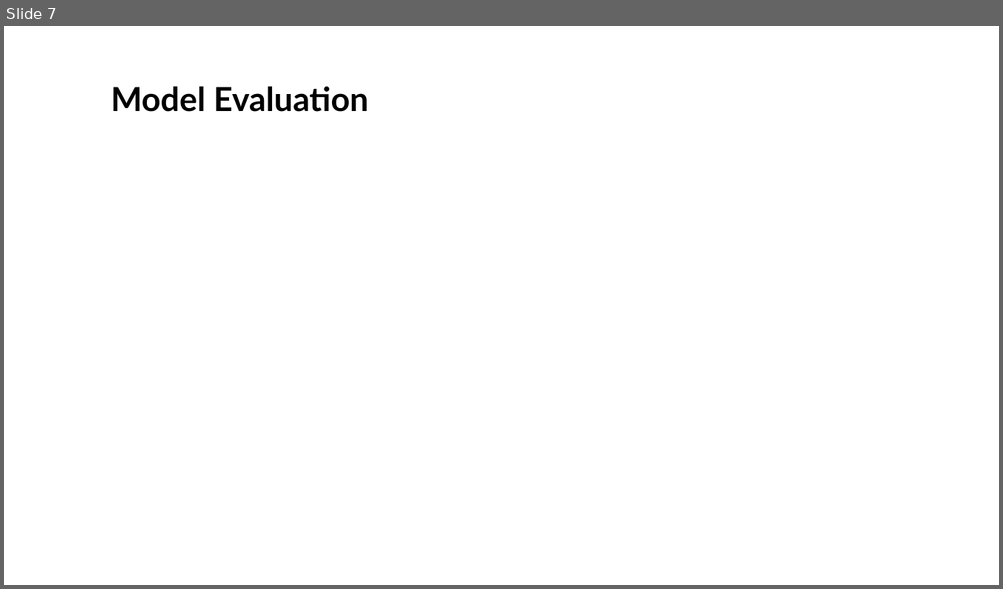
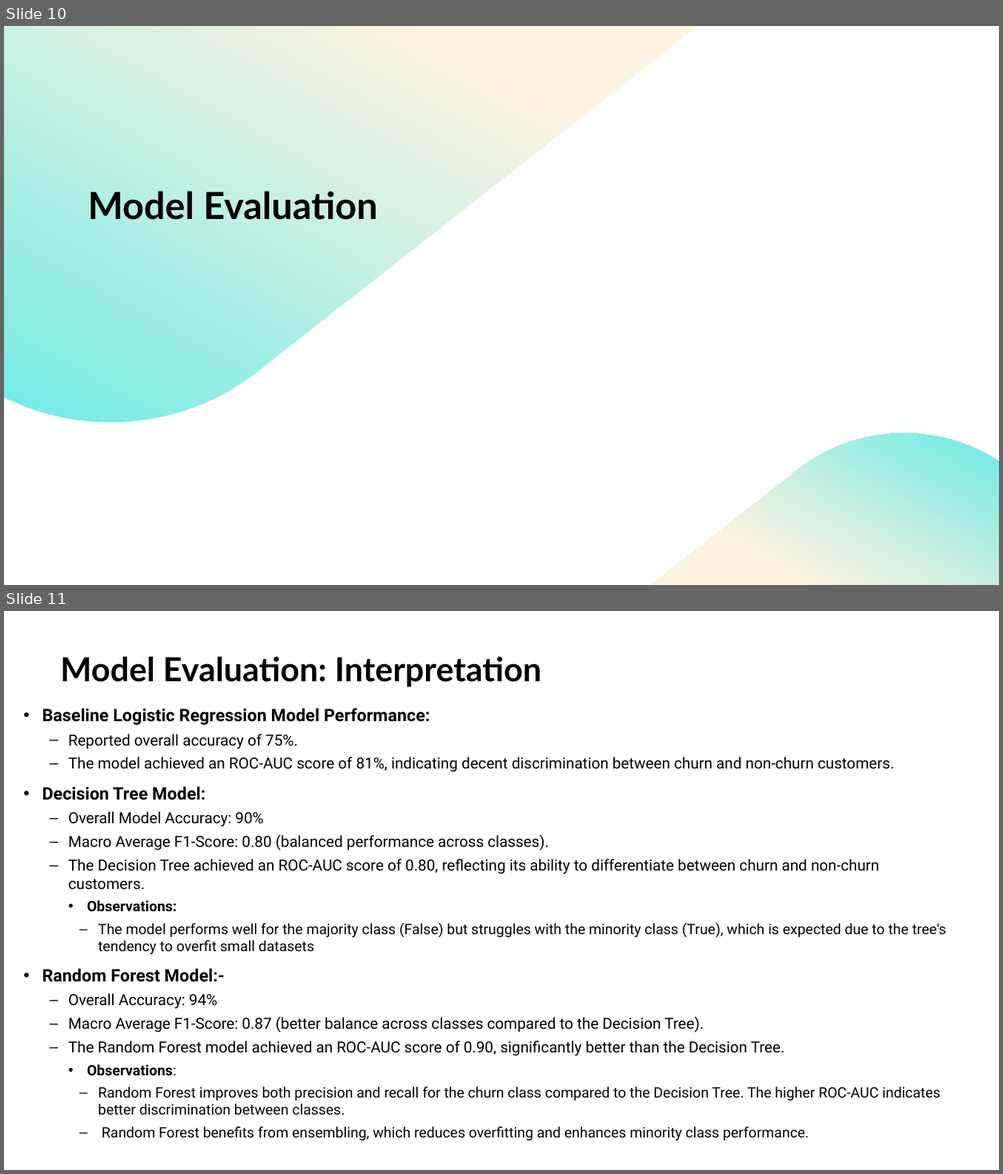
Before and after one commit to DanielKithinji/Phase-3-Data-Science-Project, a slide deck: Customer Churn rate Prediction Model for SyriaTel Company.pptx. Shown one above the other, each under a label of ours: slide 7 before the commit, slides 10 and 11 after it. The pictures are 1003x589 and 1003x1174 pixels, drawn with LibreOffice and Linux fonts; fonts in the diff are those of the drawing; background and template pictures are left out. Boxes give left, top, right and bottom in pixels: in the first picture for what was removed or moved away, otherwise in the second. Text is boxed around its words. In the diff, an @@ line names an element or a change of style, - is before the commit and + after.

```diff
--- a/Customer Churn rate Prediction Model for SyriaTel Company.pptx
+++ b/Customer Churn rate Prediction Model for SyriaTel Company.pptx
@@ slide 11 added at [4, 611, 999, 1170], background #FFFFFF @@
@@ title added at [60, 656, 541, 687], 32 pt, text #000000, bold @@
+Model Evaluation: Interpretation
@@ text added at [42, 708, 946, 1141], 14.8 pt, text #000000 @@
+• Baseline Logistic Regression Model Performance:
+  – Reported overall accuracy of 75%.
+  – The model achieved an ROC-AUC score of 81%, indicating decent discrimination between churn and non-churn customers.
+• Decision Tree Model:
+  – Overall Model Accuracy: 90%
+  – Macro Average F1-Score: 0.80 (balanced performance across classes).
+  – The Decision Tree achieved an ROC-AUC score of 0.80, reflecting its ability to differentiate between churn and non-churn customers.
+    • Observations:
+      – The model performs well for the majority class (False) but struggles with the minority class (True), which is expected due to the tree's tendency to overfit small datasets
+• Random Forest Model:-
+  – Overall Accuracy: 94%
+  – Macro Average F1-Score: 0.87 (better balance across classes compared to the Decision Tree).
+  – The Random Forest model achieved an ROC-AUC score of 0.90, significantly better than the Decision Tree.
+    • Observations:
+      – Random Forest improves both precision and recall for the churn class compared to the Decision Tree. The higher ROC-AUC indicates better discrimination between classes.
+      – Random Forest benefits from ensembling, which reduces overfitting and enhances minority class performance.
@@ what was slide 7 is now slide 10 @@
@@ slide 10 changed as well @@
@@ rectangle added at [4, 26, 999, 585], fill #FFFFFF @@
@@ freeform shape added at [4, 26, 705, 424], fill gradient #FEEFD9 to #58EAE3 @@
@@ title "Model Evaluation": place and size @@
-title "Model Evaluation" at [111, 86, 368, 112]
+title "Model Evaluation" at [88, 191, 377, 220]
@@ title "Model Evaluation" at [88, 191, 377, 220]: size 32 to 36 pt; line spacing 0.9 to 1 @@
@@ freeform shape added at [477, 302, 999, 585], fill gradient #FEEFD9 to #58EAE3 @@
@@ freeform shape added at [646, 432, 999, 585], fill gradient #FEEFD9 to #58EAE3 @@
```
Also in this commit, not shown: 6 other slides changed, 6 other slides added, 3 other files.
